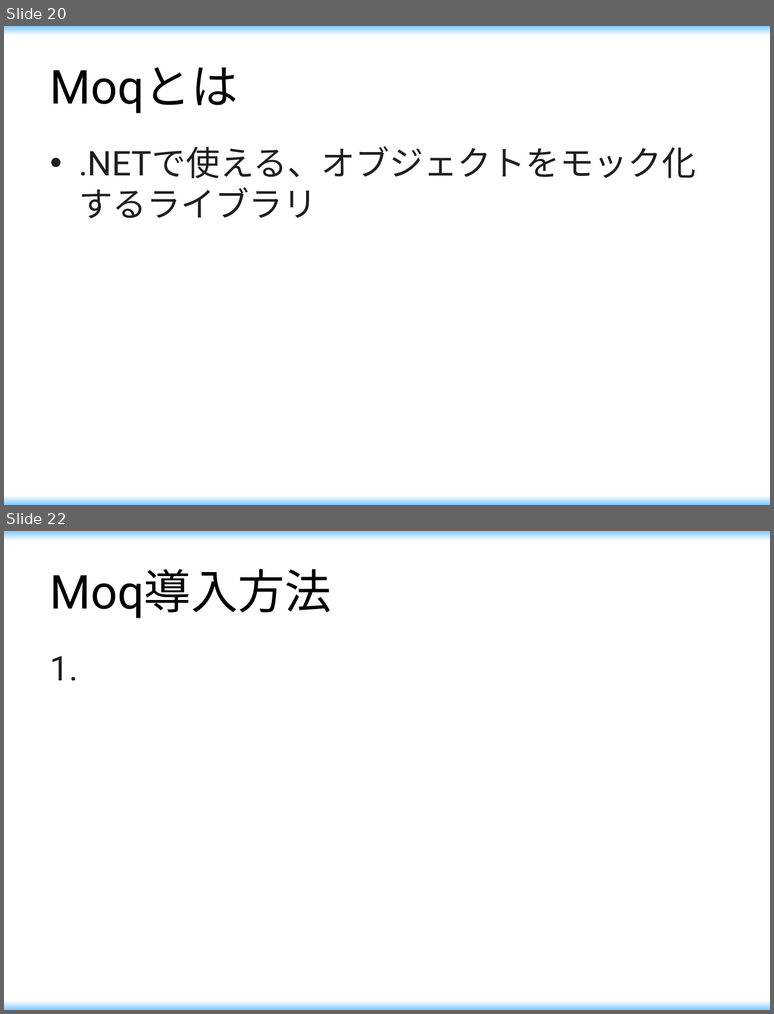
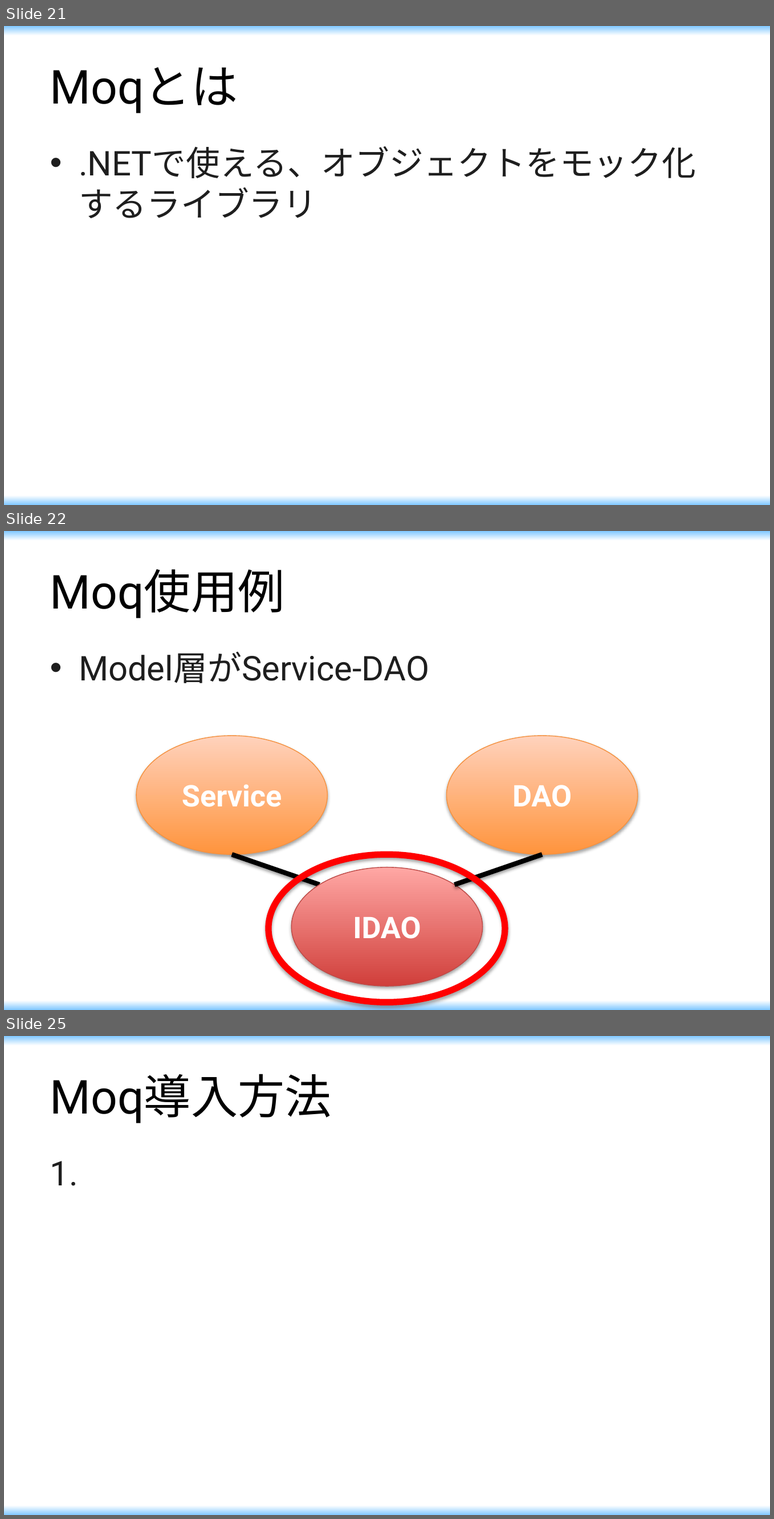
Before and after one commit to maikitakeda/first, a slide deck: document/勉強会.pptx. Shown one above the other, each under a label of ours: slides 20 and 22 before the commit, slides 21, 22 and 25 after it; the slides between them are not shown. The pictures are 774x1014 and 774x1519 pixels, drawn with LibreOffice and Linux fonts; fonts in the diff are those of the drawing. Boxes give left, top, right and bottom in pixels: in the first picture for what was removed or moved away, otherwise in the second. Text is boxed around its words. In the diff, an @@ line names an element or a change of style, - is before the commit and + after.

```diff
--- a/document/勉強会.pptx
+++ b/document/勉強会.pptx
@@ slide 22 added at <box>4,531,770,1010</box>, background gradient #80C8FF to #FFFFFF @@
@@ title added at <box>50,569,285,618</box>, 44 pt, text #000000 @@
+Moq使用例
@@ text added at <box>79,651,429,683</box>, 32 pt, text #1E1E1E @@
+• Model層がService-DAO
@@ ellipse added at <box>137,736,327,854</box>, fill gradient #FF953E to #FFD2BD, outline #F69240 0.75 pt, 28 pt, text #FFFFFF, bold @@
+Service
@@ ellipse added at <box>447,736,637,854</box>, fill gradient #FF953E to #FFD2BD, outline #F69240 0.75 pt, 28 pt, text #FFFFFF, bold @@
+DAO
@@ line added from (320, 884) to (231, 854), #000000 4.5 pt @@
@@ ellipse added at <box>268,854,505,1002</box>, outline #FF0000 6 pt @@
@@ line added from (543, 854) to (454, 884), #000000 4.5 pt @@
@@ ellipse added at <box>291,867,482,986</box>, fill gradient #D1403C to #FFA6A5, outline #BF4C48 0.75 pt, 28 pt, text #FFFFFF, bold @@
+IDAO
@@ what was slide 20 is now slide 21 @@
@@ what was slide 22 is now slide 25 @@
```
Also in this commit, not shown: 1 slide changed, 3 other slides added, 1 slide removed.
